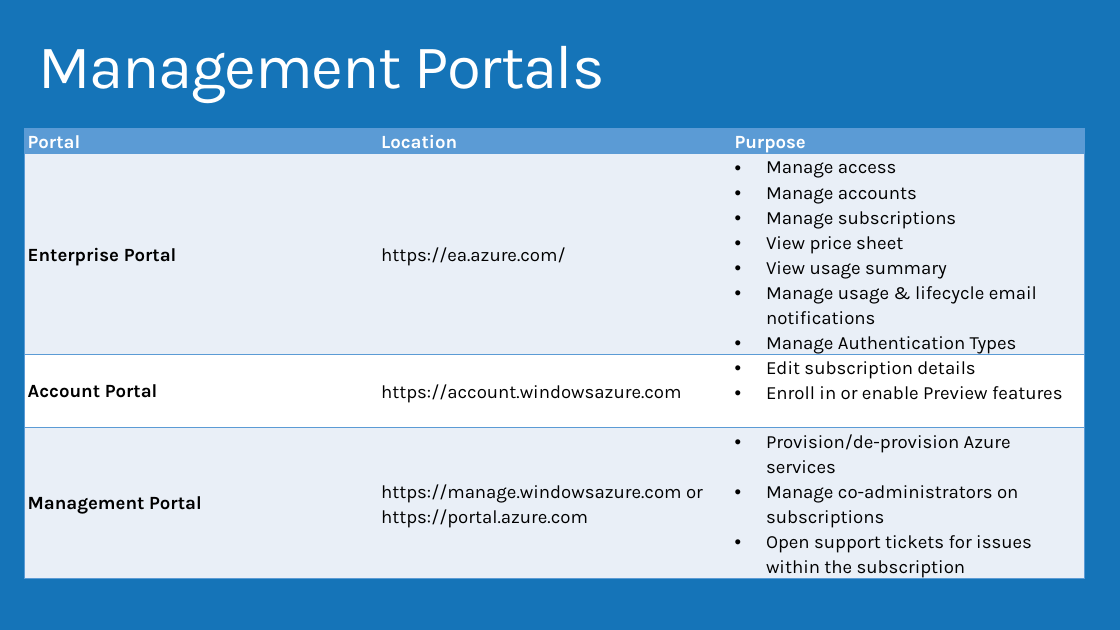
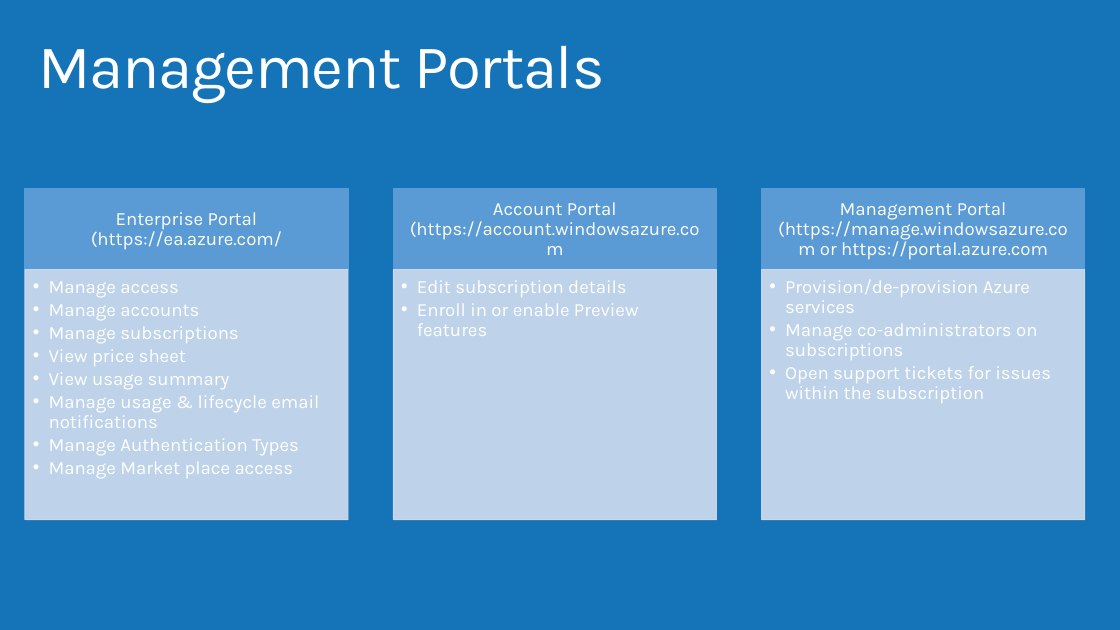
Before and after one commit to AzureCAT-GSI/Designing-and-Managing-Azure-Subscriptions, a slide deck: slide 12 of Designing and Managing Azure Subscriptions.pptx (slide 15 before the commit). Drawn at 1120x630 pixels with LibreOffice and Linux fonts; fonts in the diff are those of the drawing; background and template pictures are left out. Boxes give left, top, right and bottom in pixels: in the first picture for what was removed or moved away, otherwise in the second. Text is boxed around its words. In the diff, an @@ line names an element or a change of style, - is before the commit and + after.

```diff
--- a/Designing and Managing Azure Subscriptions.pptx
+++ b/Designing and Managing Azure Subscriptions.pptx
@@ table removed at (24,129,1086,583), 4 rows, 3 columns @@
-Portal | Location | Purpose
-Enterprise Portal | https://ea.azure.com/ | Manage access / Manage accounts / Manage subscriptions / View price sheet / View usage summary / Manage usage & lifecycle email notifications / Manage Authentication Types
-Account Portal | https://account.windowsazure.com | Edit subscription details / Enroll in or enable Preview features
-Management Portal | https://manage.windowsazure.com or https://portal.azure.com | Provision/de-provision Azure services / Manage co-administrators on subscriptions / Open support tickets for issues within the subscription
@@ group added at (25,189,1086,520): 6 rectangles, 6 texts @@
+Enterprise Portal (https://ea.azure.com/
+  • Manage access
+  • Manage accounts
+  • Manage subscriptions
+  • View price sheet
+  • View usage summary
+  • Manage usage & lifecycle email notifications
+  • Manage Authentication Types
+  • Manage Market place access
+Account Portal (https://account.windowsazure.com
+  • Edit subscription details
+  • Enroll in or enable Preview features
+Management Portal (https://manage.windowsazure.com or https://portal.azure.com
+  • Provision/de-provision Azure services
+  • Manage co-administrators on subscriptions
+  • Open support tickets for issues within the subscription
```
Also in this commit, not shown: 20 other slides changed, 1 slide added, 6 slides removed.
